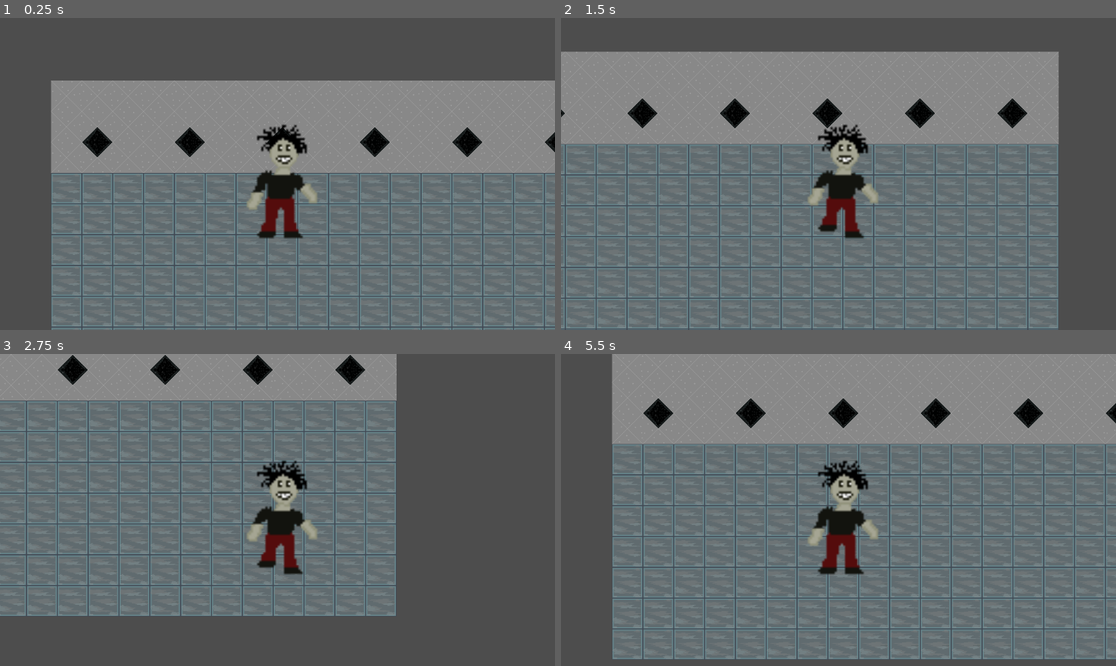
Above: before the commit, frames 1-4 (two rows, left to right).
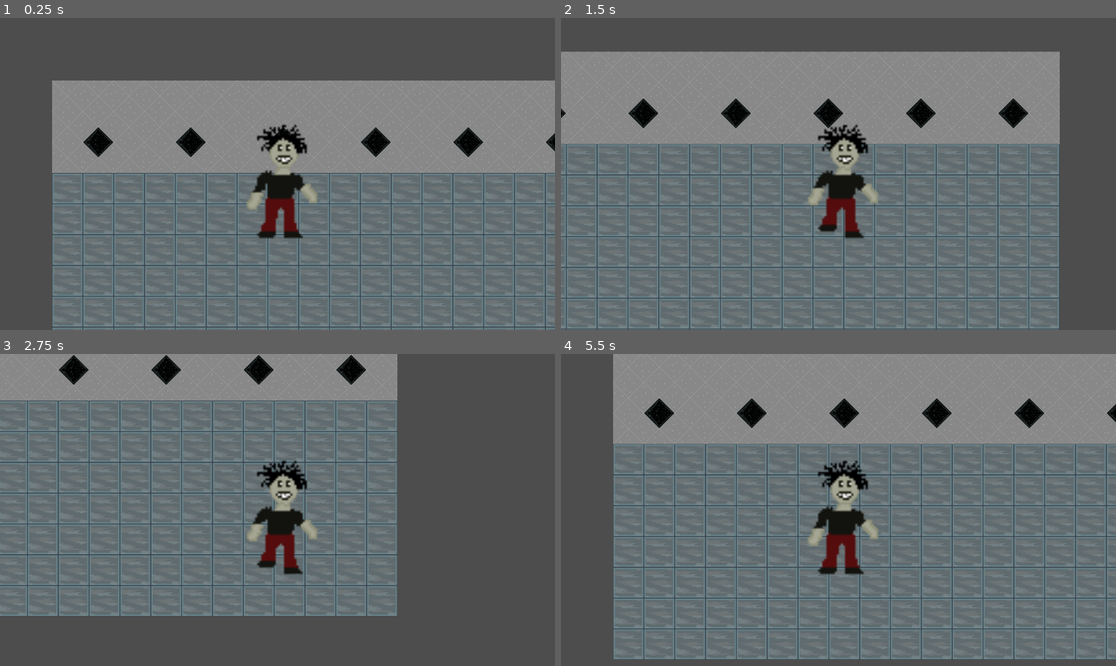
Above: after the commit, the same moments.

Repository: Saileeee/soup
Game: Godot game, scene res://room.tscn
The game is run twice, just before and just after one commit, with the same random seed, the same clock (stepped at 60 frames per second) and the same inputs. The project has no main scene, so this scene is started directly.
Inputs:
- Up to frame 1 (0.25 s): no input
- Up to frame 2 (1.5 s): tap Enter at 0.5 s; hold Right (move_right) 0.53-1.28 s; hold Down (move_down) from 1.28 s (still down)
- Up to frame 3 (2.75 s): release Down (move_down) at 2.03 s; hold Right (move_right) from 2.03 s (still down)
- Up to frame 4 (5.5 s): release Right (move_right) at 2.78 s; hold Up (move_up) 2.78-3.53 s; hold Left (move_left) 3.53-5.03 s; hold Down (move_down) from 5.03 s (still down)

The runs differ from the first frame. In frame 1, 2.9% of the frame differs, in the area x 9-100%, y 20-100%; in frame 2, 3.5%; in frame 3, 3.0%; in frame 4, 3.9%, in the area x 9-100%, y 0-98%.

Commit message:
Update room.tscn

Diff:
--- a/new-game-project/room.tscn
+++ b/new-game-project/room.tscn
@@ -10,6 +10,7 @@
 [node name="room" type="Node2D"]
 
 [node name="TileMapLayer" parent="." instance=ExtResource("3_m7ydy")]
+position = Vector2(2, 0)
 
 [node name="CharacterBody2D" parent="." instance=ExtResource("2_2eloi")]
 
